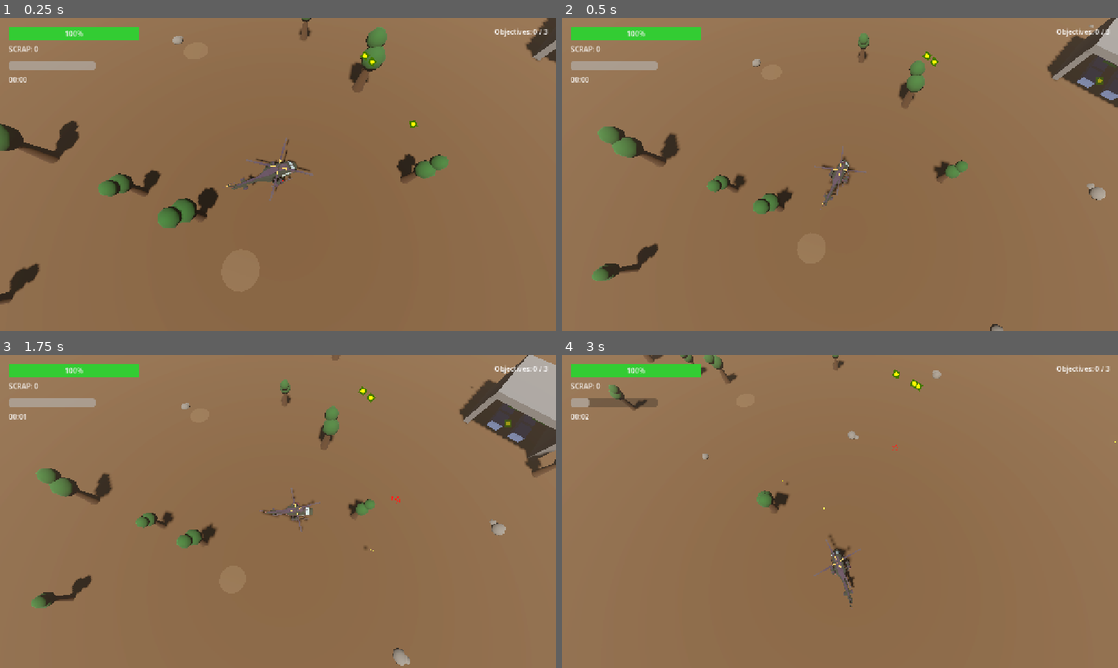
Above: before the commit, frames 1-4 (two rows, left to right).
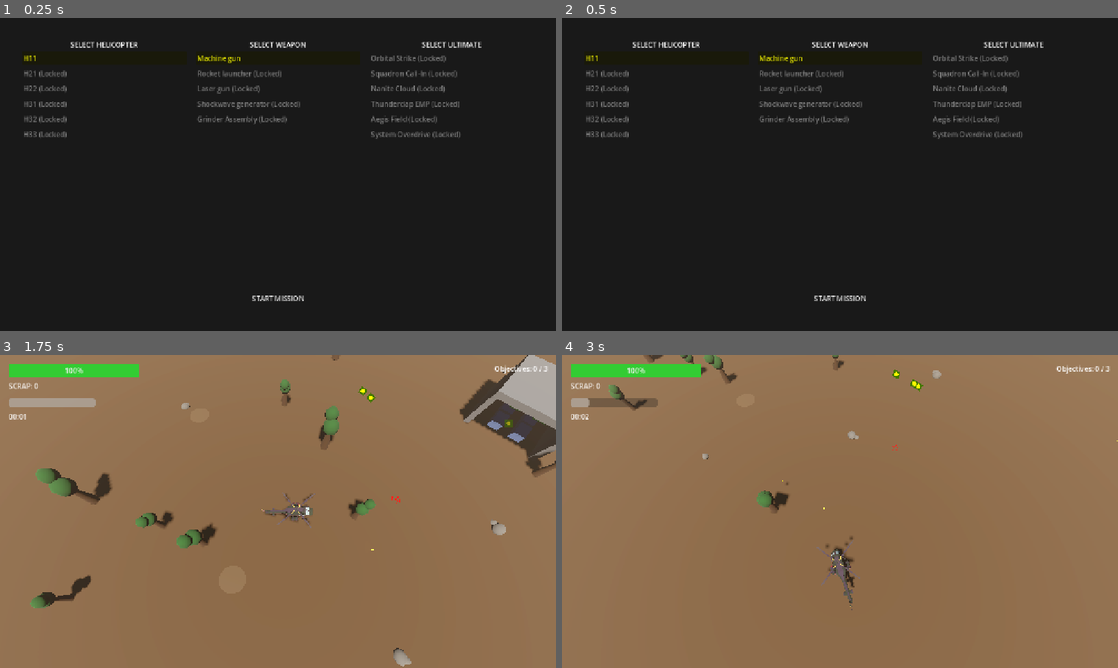
Above: after the commit, the same moments.

Repository: javiflores/helicopter
Game: Godot game, scene res://scenes/UI/RunStartScreen.tscn
Two runs of this game, one before a commit and one after it. Both use one fixed random seed, a clock stepped at 60 frames per second and the inputs below. Before the commit the project starts from res://scenes/GameWorld.tscn.
Inputs (mouse positions are in pixels of both pictures, inside the frame that each line leads up to):
- Up to frame 1 (0.25 s): no input
- Up to frame 2 (0.5 s): no input
- Up to frame 3 (1.75 s): click (278, 636) at 0.5 s, where only the run after the commit has a clickable "START MISSION"; move the mouse to (400, 495) at 1.27 s; hold D (move_right) from 1.28 s (still down); tap F (ultimate) at 1.35 s; click (400, 495) at 1.42 s
- Up to frame 4 (3 s): move the mouse to (728, 527) at 2.02 s; release D (move_right) at 2.03 s; hold S (move_back) 2.03-2.78 s; tap Space (dash) at 2.1 s; tap F (ultimate) at 2.3 s; move the mouse to (895, 442) at 2.77 s; press the mouse at (895, 442) at 2.78 s; hold D (move_right) from 2.78 s (still down)

The runs differ from the first frame. In frame 1, 99% of the frame differs, in the area x 0-100%, y 0-100%; in frame 2, 100%; in frame 3, 0.4%; in frame 4, 0.2%.

Commit message:
V0.1.3.1
-removed upgrade popups
-added starting screen
-added new mob: support drones
-implemented cover priority logic
-fixed enemy projectile alignement issue

Diff:
--- a/game_skeleton.json
+++ b/game_skeleton.json
@@ -1311,13 +1311,13 @@
 					"biome_desert"
 				],
 				"attacks": {
-					"main": "Repair Beam: Heals nearby allies over time",
+					"main": "Repair Field: Projects a healing aura (green circle) restoring ally HP",
 					"secondary": "Shield Generator: Projects a temporary shield on damaged allies",
 					"ultimate": false
 				},
 				"behavior": [
-					"Avoids the player and stays behind other hostile drones",
-					"Prioritizes following elite mobs or bosses if present",
+					"Avoids player, prioritizes taking cover behind Tank Drones (displacing Scouts)",
+					"Follows elite mobs or bosses if present",
 					"Flees actively if it is the last unit remaining"
 				],
 				"description": "Utility drone that keeps other enemies alive",
--- a/project.godot
+++ b/project.godot
@@ -11,7 +11,7 @@
 [application]
 
 config/name="Helicopter Roguelike"
-run/main_scene="res://scenes/GameWorld.tscn"
+run/main_scene="res://scenes/UI/RunStartScreen.tscn"
 config/features=PackedStringArray("4.5", "Forward Plus")
 config/icon="res://icon.svg"
 
--- a/scenes/GameWorld.tscn
+++ b/scenes/GameWorld.tscn
@@ -10,6 +10,7 @@
 [ext_resource type="PackedScene" path="res://scenes/Room.tscn" id="8_room"]
 [ext_resource type="PackedScene" path="res://scenes/Environment.tscn" id="9_env"]
 [ext_resource type="PackedScene" path="res://scenes/MobDroneTank.tscn" id="10_enemy_tank"]
+[ext_resource type="PackedScene" path="res://scenes/MobDroneSupport.tscn" id="11_enemy_support"]
 
 [node name="GameWorld" type="Node3D"]
 script = ExtResource("6_level_script")
@@ -37,3 +38,4 @@
 room_scene = ExtResource("8_room")
 enemy_scene = ExtResource("2_enemy")
 enemy_tank_scene = ExtResource("10_enemy_tank")
+enemy_support_scene = ExtResource("11_enemy_support")
--- /dev/null
+++ b/scenes/MobDroneSupport.tscn
@@ -0,0 +1,6 @@
+[gd_scene load_steps=2 format=3 uid="uid://mob_drone_support_001"]
+
+[ext_resource type="Script" path="res://scripts/MobDroneSupport.gd" id="1_support"]
+
+[node name="MobDroneSupport" type="CharacterBody3D"]
+script = ExtResource("1_support")
--- /dev/null
+++ b/scenes/UI/RunStartScreen.tscn
@@ -0,0 +1,97 @@
+[gd_scene load_steps=2 format=3 uid="uid://run_start_screen_001"]
+
+[ext_resource type="Script" path="res://scripts/UI/RunStartScreen.gd" id="1_script"]
+
+[node name="RunStartScreen" type="Control"]
+layout_mode = 3
+anchors_preset = 15
+anchor_right = 1.0
+anchor_bottom = 1.0
+grow_horizontal = 2
+grow_vertical = 2
+script = ExtResource("1_script")
+
+[node name="ColorRect" type="ColorRect" parent="."]
+layout_mode = 1
+anchors_preset = 15
+anchor_right = 1.0
+anchor_bottom = 1.0
+grow_horizontal = 2
+grow_vertical = 2
+color = Color(0.1, 0.1, 0.1, 1)
+
+[node name="MarginContainer" type="MarginContainer" parent="."]
+layout_mode = 1
+anchors_preset = 15
+anchor_right = 1.0
+anchor_bottom = 1.0
+grow_horizontal = 2
+grow_vertical = 2
+theme_override_constants/margin_left = 50
+theme_override_constants/margin_top = 50
+theme_override_constants/margin_right = 50
+theme_override_constants/margin_bottom = 50
+
+[node name="HBoxContainer" type="HBoxContainer" parent="MarginContainer"]
+layout_mode = 2
+theme_override_constants/separation = 20
+
+[node name="VBoxHeli" type="VBoxContainer" parent="MarginContainer/HBoxContainer"]
+layout_mode = 2
+size_flags_horizontal = 3
+
+[node name="Label" type="Label" parent="MarginContainer/HBoxContainer/VBoxHeli"]
+layout_mode = 2
+text = "SELECT HELICOPTER"
+horizontal_alignment = 1
+
+[node name="ScrollContainer" type="ScrollContainer" parent="MarginContainer/HBoxContainer/VBoxHeli"]
+layout_mode = 2
+size_flags_vertical = 3
+
+[node name="List" type="VBoxContainer" parent="MarginContainer/HBoxContainer/VBoxHeli/ScrollContainer"]
+layout_mode = 2
+size_flags_horizontal = 3
+
+[node name="VBoxWeapon" type="VBoxContainer" parent="MarginContainer/HBoxContainer"]
+layout_mode = 2
+size_flags_horizontal = 3
+
+[node name="Label" type="Label" parent="MarginContainer/HBoxContainer/VBoxWeapon"]
+layout_mode = 2
+text = "SELECT WEAPON"
+horizontal_alignment = 1
+
+[node name="ScrollContainer" type="ScrollContainer" parent="MarginContainer/HBoxContainer/VBoxWeapon"]
+layout_mode = 2
+size_flags_vertical = 3
+
+[node name="List" type="VBoxContainer" parent="MarginContainer/HBoxContainer/VBoxWeapon/ScrollContainer"]
+layout_mode = 2
+size_flags_horizontal = 3
+
+[node name="VBoxUlt" type="VBoxContainer" parent="MarginContainer/HBoxContainer"]
+layout_mode = 2
+size_flags_horizontal = 3
+
+[node name="Label" type="Label" parent="MarginContainer/HBoxContainer/VBoxUlt"]
+layout_mode = 2
+text = "SELECT ULTIMATE"
+horizontal_alignment = 1
+
+[node name="ScrollContainer" type="ScrollContainer" parent="MarginContainer/HBoxContainer/VBoxUlt"]
+layout_mode = 2
+size_flags_vertical = 3
+
+[node name="List" type="VBoxContainer" parent="MarginContainer/HBoxContainer/VBoxUlt/ScrollContainer"]
+layout_mode = 2
+size_flags_horizontal = 3
+
+[node name="Footer" type="VBoxContainer" parent="MarginContainer"]
+layout_mode = 2
+size_flags_vertical = 8
+
+[node name="StartButton" type="Button" parent="MarginContainer/Footer"]
+custom_minimum_size = Vector2(0, 50)
+layout_mode = 2
+text = "START MISSION"
--- a/scripts/BossConstructor.gd
+++ b/scripts/BossConstructor.gd
@@ -93,6 +93,7 @@
 
 	var aim_dir = (target.global_position - proj.global_position).normalized()
 	proj.velocity = aim_dir * 20.0
+	proj.look_at(proj.global_position + aim_dir, Vector3.UP)
 
 func handle_phase_2(delta):
 	# "Intermediate": Stops moving, spawns 10 walls, waits 10s, then ULTIMATE.
@@ -215,7 +216,9 @@
 		get_tree().root.add_child(proj)
 		proj.global_position = spawn_pos
 		proj.configure(15.0, 50.0, 35.0, self)
-		proj.velocity = (target.global_position - spawn_pos).normalized() * 35.0
+		var dir = (target.global_position - spawn_pos).normalized()
+		proj.velocity = dir * 35.0
+		proj.look_at(spawn_pos + dir, Vector3.UP)
 
 func perform_ultimate():
 	print("BOSS ULTIMATE: ROCK DETONATION!")
@@ -235,6 +238,7 @@
 		proj.global_position = origin + Vector3(0, 1, 0)
 		proj.configure(10.0, 20.0, 20.0, self)
 		proj.velocity = dir * 20.0
+		proj.look_at(proj.global_position + dir, Vector3.UP)
 
 func enter_phase_2():
 	phase = 2
--- a/scripts/DungeonGenerator.gd
+++ b/scripts/DungeonGenerator.gd
@@ -3,6 +3,7 @@
 @export var room_scene: PackedScene
 @export var enemy_scene: PackedScene
 @export var enemy_tank_scene: PackedScene
+@export var enemy_support_scene: PackedScene
 
 var current_rooms: Array = []
 
@@ -130,15 +131,19 @@
 	var count = randi() % 2 + 1
 	for j in range(count):
 		var point = points.pick_random()
-		# 30% chance for Tank if configured, else Standard
-		var chosen_scene = enemy_scene
-		if enemy_tank_scene and randf() < 0.3:
+
+		# Weighted Random Spawn
+		var rand_val = randf()
+		var chosen_scene = enemy_scene # Default: Scout/Standard
+
+		if enemy_support_scene and rand_val < 0.2: # 20% Chance for Support
+			chosen_scene = enemy_support_scene
+		elif enemy_tank_scene and rand_val < 0.5: # 30% Chance (0.5 - 0.2) for Tank
 			chosen_scene = enemy_tank_scene
 
 		var enemy = chosen_scene.instantiate()
 		add_child(enemy)
 		enemy.global_position = point
-		# Optional: configure enemy type based on biome in future
 
 func clear_dungeon():
 	for child in get_children():
--- a/scripts/EnemyTurret.gd
+++ b/scripts/EnemyTurret.gd
@@ -76,6 +76,7 @@
 	proj.global_position = spawn_pos
 	proj.configure(damage, detection_range, projectile_speed, self)
 	proj.velocity = fire_dir * projectile_speed
+	proj.look_at(spawn_pos + fire_dir, Vector3.UP)
 
 func take_damage(amount: float):
 	health -= amount
--- a/scripts/GameManager.gd
+++ b/scripts/GameManager.gd
@@ -13,6 +13,12 @@
 var active_objective_nodes: Array[Node3D] = []
 signal objective_registered(node)
 signal objective_completed(node)
+
+var current_loadout: Dictionary = {
+	"helicopter_id": "heli_starter",
+	"weapon_id": "weapon_machine_gun",
+	"ultimate_id": ""
+}
 
 var run_time: float = 0.0
 
--- a/scripts/MobDroneScout.gd
+++ b/scripts/MobDroneScout.gd
@@ -71,7 +71,10 @@
 		var tank = find_nearby_tank()
 		if tank and tank.has_method("can_provide_cover") and tank.can_provide_cover():
 			cover_tank = tank
-			cover_tank.register_cover()
+			if tank.has_method("register_cover_occupant"):
+				tank.register_cover_occupant(self, 0) # Priority 0
+			else:
+				tank.register_cover()
 			current_state = State.SEEK_COVER
 
 	match current_state:
@@ -103,8 +106,11 @@
 
 		State.SEEK_COVER:
 			if not is_instance_valid(cover_tank) or not is_instance_valid(target):
-				if is_instance_valid(cover_tank) and cover_tank.has_method("unregister_cover"):
-					cover_tank.unregister_cover()
+				if is_instance_valid(cover_tank):
+					if cover_tank.has_method("unregister_cover_occupant"):
+						cover_tank.unregister_cover_occupant(self)
+					elif cover_tank.has_method("unregister_cover"):
+						cover_tank.unregister_cover()
 				current_state = State.CHASE
 				cover_tank = null
 			else:
@@ -189,6 +195,7 @@
 
 	var target_vector = (target_node.global_position - spawn_pos).normalized()
 	proj.velocity = target_vector * 15.0
+	proj.look_at(spawn_pos + target_vector, Vector3.UP)
 
 func take_damage(amount: float):
 	health -= amount
@@ -227,3 +234,13 @@
 	shape.size = Vector3(1, 2, 1)
 	col.shape = shape
 	add_child(col)
+
+func yield_cover():
+	# Forced out of cover by a higher priority ally
+	if current_state == State.SEEK_COVER:
+		cover_tank = null
+		# Briefly confuse or just return to chase
+		current_state = State.CHASE
+		# Optional: Add small stun or delay?
+		velocity = Vector3.ZERO
+		print("Scout yielded cover to superior officer.")
--- /dev/null
+++ b/scripts/MobDroneSupport.gd
@@ -0,0 +1,322 @@
+extends CharacterBody3D
+
+# MobDroneSupport: Healer, weak, prioritizes cover.
+
+var mob_id: String = "mob_drone_support"
+
+var health: float = 60.0
+var move_speed: float = 12.0
+var detection_range: float = 25.0
+# Healing mechanics
+var heal_range: float = 8.0
+var heal_amount_per_tick: float = 5.0
+var heal_tick_rate: float = 1.0
+var heal_timer: float = 0.0
+
+var is_healing: bool = false
+
+enum State { IDLE, FOLLOW_ALLY, SUPPORT, FLEE, SEEK_COVER }
+var current_state = State.IDLE
+var player: Node3D = null
+var target_ally: Node3D = null
+var cover_tank: Node3D = null
+
+var pickup_scene = preload("res://scenes/Pickup.tscn")
+# No projectile scene, this drone doesn't shoot
+
+# Visuals for healing
+var heal_radius_indicator: MeshInstance3D = null
+
+func _ready():
+	add_to_group("enemies")
+	configure()
+
+	# Find player
+	var players = get_tree().get_nodes_in_group("player")
+	if players.size() > 0:
+		player = players[0]
+
+	# Collision Settings
+	collision_layer = 4
+	collision_mask = 7
+	motion_mode = MOTION_MODE_FLOATING
+
+	setup_heal_visuals()
+
+func configure():
+	var mobs_db = GameManager.game_data.get("enemies", {}).get("mobs", {})
+	if mob_id in mobs_db:
+		var data = mobs_db[mob_id]
+		var stat_data = data.get("stats", {})
+		health = float(stat_data.get("health", 60.0))
+		move_speed = float(data.get("speed", "12"))
+
+		print("Support Drone Configured: HP:", health, " Spd:", move_speed)
+		setup_visuals()
+
+func _physics_process(delta):
+	# Refresh player ref if needed
+	if not is_instance_valid(player):
+		var players = get_tree().get_nodes_in_group("player")
+		if players.size() > 0: player = players[0]
+
+	# 1. State Transitions & Logic
+	match current_state:
+		State.IDLE:
+			# Look for allies to support
+			target_ally = find_best_ally()
+			if target_ally:
+				current_state = State.FOLLOW_ALLY
+			elif is_instance_valid(player) and global_position.distance_to(player.global_position) < detection_range:
+				# Alone and threatened? Flee.
+				current_state = State.FLEE
+
+		State.FOLLOW_ALLY:
+			if not is_instance_valid(target_ally):
+				current_state = State.IDLE
+				target_ally = null
+				return
+
+			# Check for cover opportunity while following
+			if not is_instance_valid(cover_tank):
+				find_and_request_cover()
+
+			if is_instance_valid(cover_tank):
+				current_state = State.SEEK_COVER
+				return
+
+			# If ally is hurt/combat starts, switch to SUPPORT
+			if is_ally_hurt(target_ally) or (is_instance_valid(player) and global_position.distance_to(player.global_position) < detection_range):
+				current_state = State.SUPPORT
+			else:
+				# Just follow
+				var desired_pos = target_ally.global_position - (target_ally.global_transform.basis.z * -3.0) # Follow behind
+				if global_position.distance_to(desired_pos) > 2.0:
+					move_towards(desired_pos, move_speed)
+				else:
+					velocity = Vector3.ZERO
+
+		State.SUPPORT:
+			# Activate Healing Field
+			is_healing = true
+			if not is_instance_valid(target_ally) and not find_best_ally():
+				is_healing = false
+				current_state = State.FLEE # Everyone dead
+			else:
+				# Try to stay near allies, but keep distance from player
+				var center_mass = get_allies_center_mass()
+				if global_position.distance_to(center_mass) > 3.0:
+					move_towards(center_mass, move_speed)
+				else:
+					velocity = Vector3.ZERO
+
+				# Healing Logic
+				heal_timer -= delta
+				if heal_timer <= 0:
+					heal_timer = heal_tick_rate
+					perform_aoe_heal()
+
+		State.SEEK_COVER:
+			if not is_instance_valid(cover_tank):
+				cover_tank = null
+				current_state = State.IDLE
+				return
+
+			var tank_pos = cover_tank.global_position
+			var threat_pos = Vector3.ZERO
+			if is_instance_valid(player):
+				threat_pos = player.global_position
+			else:
+				# Default threat direction if no player seen, maybe just behind tank relative to its facing?
+				threat_pos = tank_pos + (cover_tank.global_transform.basis.z * 10.0)
+
+			var dir_threat_to_tank = (tank_pos - threat_pos).normalized()
+
+			# Hiding spot is further behind tank
+			var desired_pos = tank_pos + (dir_threat_to_tank * 3.0)
+
+			if global_position.distance_to(desired_pos) > 0.5:
+				move_towards(desired_pos, move_speed)
+			else:
+				velocity = Vector3.ZERO
+
+			# Can still heal while in cover!
+			is_healing = true
+			heal_timer -= delta
+			if heal_timer <= 0:
+				heal_timer = heal_tick_rate
+				perform_aoe_heal()
+
+		State.FLEE:
+			if not is_instance_valid(player):
+				current_state = State.IDLE
+				return
+
+			var dir_away = (global_position - player.global_position).normalized()
+			velocity = dir_away * move_speed
+
+			# If far enough, go back to IDLE
+			if global_position.distance_to(player.global_position) > detection_range * 1.5:
+				current_state = State.IDLE
+
+	move_and_slide()
+	update_visuals()
+
+func move_towards(target_pos, speed):
+	var direction = (target_pos - global_position).normalized()
+	direction.y = 0
+	velocity = direction * speed
+	if direction.length_squared() > 0.01:
+		look_at(global_position + direction, Vector3.UP)
+
+func find_best_ally() -> Node3D:
+	var enemies = get_tree().get_nodes_in_group("enemies")
+	var best = null
+	var min_dist = 999.0
+
+	for enemy in enemies:
+		if enemy == self or not is_instance_valid(enemy): continue
+		# Prioritize Tanks or Elites
+		var eid = enemy.get("mob_id")
+		if eid == "mob_drone_tank" or eid == "mob_elite_hunter":
+			var d = global_position.distance_to(enemy.global_position)
+			if d < min_dist:
+				min_dist = d
+				best = enemy
+
+	# Fallback to any enemy
+	if not best:
+		for enemy in enemies:
+			if enemy == self: continue
+			best = enemy # Just pick one
+			break
+
+	return best
+
+func is_ally_hurt(ally) -> bool:
+	if not ally: return false
+	# Assuming enemies have 'health' and maybe 'max_health' or we just guess
+	# For now, if they are taking damage they might need help.
+	# Simplification: Always support if combat active.
+	return true
+
+func find_and_request_cover():
+	# Find nearby tank
+	var distinct_tanks = []
+	for e in get_tree().get_nodes_in_group("enemies"):
+		if e.get("mob_id") == "mob_drone_tank":
+			distinct_tanks.append(e)
+
+	for tank in distinct_tanks:
+		if global_position.distance_to(tank.global_position) < 15.0:
+			if tank.has_method("request_priority_cover"):
+				if tank.request_priority_cover(self):
+					cover_tank = tank
+					print("Support Drone got priority cover!")
+					return
+
+func unregister_cover():
+	# Called if we die or leave manually
+	if is_instance_valid(cover_tank) and cover_tank.has_method("unregister_cover_occupant"):
+		cover_tank.unregister_cover_occupant(self)
+
+func get_allies_center_mass() -> Vector3:
+	var enemies = get_tree().get_nodes_in_group("enemies")
+	var center = Vector3.ZERO
+	var count = 0
+	for e in enemies:
+		if e == self: continue
+		if global_position.distance_to(e.global_position) < heal_range * 1.5:
+			center += e.global_position
+			count += 1
+	if count > 0:
+		return center / count
+	return global_position
+
+func perform_aoe_heal():
+	var enemies = get_tree().get_nodes_in_group("enemies")
+	var healed_any = false
+	for e in enemies:
+		if e == self: continue
+		if global_position.distance_to(e.global_position) <= heal_range:
+			if e.has_method("heal"):
+				e.heal(heal_amount_per_tick)
+				healed_any = true
+			elif "health" in e:
+				# Direct variable access fallback? Safer to rely on method.
+				e.health += heal_amount_per_tick
+				healed_any = true
+
+	if healed_any:
+		# Play heal effect
+		pulse_heal_visual()
+
+func take_damage(amount: float):
+	health -= amount
+	if health <= 0:
+		die()
+
+func die():
+	unregister_cover()
+	if pickup_scene:
+		var pickup = pickup_scene.instantiate()
+		get_parent().add_child(pickup)
+		pickup.global_position = global_position
+		pickup.amount = randi_range(1, 3)
+	queue_free()
+
+func setup_visuals():
+	# Visuals for Support (Green, Cross-ish)
+	var mesh_inst = MeshInstance3D.new()
+	var box = BoxMesh.new()
+	box.size = Vector3(1.2, 0.8, 1.2) # Flatter
+	mesh_inst.mesh = box
+	mesh_inst.position.y = 1.0 # Hover height offset
+
+	var material = StandardMaterial3D.new()
+	material.albedo_color = Color.GREEN
+	mesh_inst.set_surface_override_material(0, material)
+	add_child(mesh_inst)
+
+	# Vertical part of cross
+	var v_mesh = MeshInstance3D.new()
+	var v_box = BoxMesh.new()
+	v_box.size = Vector3(0.4, 0.4, 1.6)
+	v_mesh.mesh = v_box
+	v_mesh.position.y = 1.0 # Hover height offset
+	v_mesh.set_surface_override_material(0, material)
+	add_child(v_mesh)
+
+	var col = CollisionShape3D.new()
+	var shape = BoxShape3D.new()
+	shape.size = Vector3(1.2, 1.2, 1.2)
+	col.shape = shape
+	col.position.y = 1.0 # Match visual hover height
+	add_child(col)
+
+func setup_heal_visuals():
+	# Transparent green sphere/cylinder for range
+	var mesh = CylinderMesh.new()
+	mesh.top_radius = heal_range
+	mesh.bottom_radius = heal_range
+	mesh.height = 0.1
+
+	heal_radius_indicator = MeshInstance3D.new()
+	heal_radius_indicator.mesh = mesh
+
+	var mat = StandardMaterial3D.new()
+	mat.albedo_color = Color(0, 1, 0, 0.1) # Transparent Green
+	mat.transparency = BaseMaterial3D.TRANSPARENCY_ALPHA
+	mat.shading_mode = BaseMaterial3D.SHADING_MODE_UNSHADED
+
+	heal_radius_indicator.set_surface_override_material(0, mat)
+	add_child(heal_radius_indicator)
+	heal_radius_indicator.visible = false
+
+func update_visuals():
+	if heal_radius_indicator:
+		heal_radius_indicator.visible = is_healing
+
+func pulse_heal_visual():
+	# Simple tween pulse could go here, for now just toggle visibility logic handles it
+	pass
--- a/scripts/MobDroneTank.gd
+++ b/scripts/MobDroneTank.gd
@@ -164,14 +164,7 @@
 				closest_ally = enemy
 	return closest_ally
 
-func can_provide_cover() -> bool:
-	return current_cover_slots < max_cover_slots
-
-func register_cover():
-	current_cover_slots += 1
-
-func unregister_cover():
-	current_cover_slots = max(0, current_cover_slots - 1)
+
 
 func fire_weapon(target_node):
 	var proj = projectile_scene.instantiate()
@@ -186,6 +179,7 @@
 
 	var target_vector = (target_node.global_position - spawn_pos).normalized()
 	proj.velocity = target_vector * 12.0
+	proj.look_at(spawn_pos + target_vector, Vector3.UP)
 
 func take_damage(amount: float):
 	health -= amount
@@ -222,3 +216,59 @@
 	shape.size = Vector3(2.5, 2, 1.5) # Wider collision
 	col.shape = shape
 	add_child(col)
+
+# --- Cover Logic Enhancements ---
+
+var cover_occupants: Array = [] # Array of { "node": Node3D, "priority": int }
+
+func can_provide_cover() -> bool:
+	return current_cover_slots < max_cover_slots
+
+func register_cover():
+	# Legacy method for simple checking, assuming priority 0
+	register_cover_occupant(null, 0)
+
+func unregister_cover():
+	# Legacy
+	current_cover_slots = max(0, current_cover_slots - 1)
+
+func register_cover_occupant(node: Node3D, priority: int) -> bool:
+	if current_cover_slots >= max_cover_slots:
+		return false
+
+	cover_occupants.append({ "node": node, "priority": priority })
+	current_cover_slots = cover_occupants.size()
+	return true
+
+func unregister_cover_occupant(node: Node3D):
+	for i in range(cover_occupants.size() - 1, -1, -1):
+		var occupant = cover_occupants[i]
+		if occupant.get("node") == node:
+			cover_occupants.remove_at(i)
+			current_cover_slots = cover_occupants.size()
+			return
+
+func request_priority_cover(requester: Node3D) -> bool:
+	# Priority 1: High (Support)
+	# Priority 0: Low (Scout)
+
+	# If we have space, just take it
+	if can_provide_cover():
+		register_cover_occupant(requester, 1)
+		return true
+
+	# If full, check if we can evict a lower priority occupant
+	for occupant in cover_occupants:
+		if occupant.get("priority", 0) < 1:
+			# Found a low priority occupant (likely a Scout)
+			var node = occupant.get("node")
+			if is_instance_valid(node) and node.has_method("yield_cover"):
+				node.yield_cover()
+				# Remove them immediately from our list (they will handle their state change)
+				unregister_cover_occupant(node)
+
+				# Register new guy
+				register_cover_occupant(requester, 1)
+				return true
+
+	return false
--- a/scripts/PlayerController.gd
+++ b/scripts/PlayerController.gd
@@ -40,7 +40,10 @@
 
 	load_stats()
 	setup_visuals()
-	equip_weapon("weapon_machine_gun")
+
+	# Equip from Loadout
+	var weapon_to_equip = GameManager.current_loadout.get("weapon_id", "weapon_machine_gun")
+	equip_weapon(weapon_to_equip)
 	setup_reticle()
 
 func setup_reticle():
@@ -223,9 +226,10 @@
 			scraps_since_upgrade += int_amount
 			print("Collected Scraps: ", amount, " Total: ", scraps)
 
-			if scraps_since_upgrade >= 100:
-				scraps_since_upgrade -= 100
-				trigger_upgrade()
+			# Disabled for now pending redesign
+			#if scraps_since_upgrade >= 100:
+			#	scraps_since_upgrade -= 100
+			#	trigger_upgrade()
 		1: # INTEL
 			intel += int(amount)
 			print("Collected Intel: ", amount, " Total: ", intel)
--- /dev/null
+++ b/scripts/UI/RunStartScreen.gd
@@ -0,0 +1,79 @@
+extends Control
+
+@onready var heli_container = $MarginContainer/HBoxContainer/VBoxHeli/ScrollContainer/List
+@onready var weapon_container = $MarginContainer/HBoxContainer/VBoxWeapon/ScrollContainer/List
+@onready var ult_container = $MarginContainer/HBoxContainer/VBoxUlt/ScrollContainer/List
+@onready var start_button = $MarginContainer/Footer/StartButton
+
+var selected_heli = "heli_starter"
+var selected_weapon = "weapon_machine_gun"
+var selected_ult = ""
+
+func _ready():
+	populate_helis()
+	populate_weapons()
+	populate_ults()
+
+	start_button.pressed.connect(_on_start_pressed)
+
+func populate_helis():
+	var helis = GameManager.game_data.get("player", {}).get("helicopters", {})
+	_populate_list(heli_container, helis, "heli_starter", "helicopter_id")
+
+func populate_weapons():
+	var weapons = GameManager.game_data.get("player", {}).get("weapons", {})
+	_populate_list(weapon_container, weapons, "weapon_machine_gun", "weapon_id")
+
+func populate_ults():
+	var ults = GameManager.game_data.get("player", {}).get("ultimates", {})
+	_populate_list(ult_container, ults, "", "ultimate_id")
+
+func _populate_list(container, data_dict, allowed_key, type_tag):
+	for child in container.get_children():
+		child.queue_free()
+
+	for key in data_dict:
+		var item = data_dict[key]
+		var btn = Button.new()
+		btn.text = item.get("name", key)
+		btn.alignment = HORIZONTAL_ALIGNMENT_LEFT
+
+		# Constraint Logic:
+		# Only allow specific keys for now
+		var is_allowed = (key == allowed_key)
+
+		# If it's ultimates, we might allow none or just show them
+		# User said "add them as placeholders"
+
+		btn.disabled = not is_allowed
+		if not is_allowed:
+			btn.text += " (Locked)"
+
+		btn.toggle_mode = true
+		btn.button_group = load("res://resources/ui_group_" + type_tag + ".tres") # Creating groups dynamically is tricky, let's manage manually
+		# Simpler manual management for this quick implementation
+		btn.toggle_mode = false
+
+		btn.pressed.connect(func(): _on_item_selected(key, type_tag))
+
+		# Highlight if currently selected (default)
+		if key == allowed_key:
+			btn.modulate = Color(1, 1, 0) # Yellow highlight text
+
+		container.add_child(btn)
+
+func _on_item_selected(key, type):
+	# Since we disabled buttons for locked items, we only get here for valid ones
+	match type:
+		"helicopter_id": selected_heli = key
+		"weapon_id": selected_weapon = key
+		"ultimate_id": selected_ult = key
+
+	print("Selected ", type, ": ", key)
+
+func _on_start_pressed():
+	GameManager.current_loadout["helicopter_id"] = selected_heli
+	GameManager.current_loadout["weapon_id"] = selected_weapon
+	GameManager.current_loadout["ultimate_id"] = selected_ult
+
+	get_tree().change_scene_to_file("res://scenes/GameWorld.tscn")
Not shown, added: scripts/MobDroneSupport.gd.uid
Not shown, added: scripts/UI/RunStartScreen.gd.uid
Not shown, added: assets/heli/Military_Helicopter02_0.png.import~RF210e48.TMP
